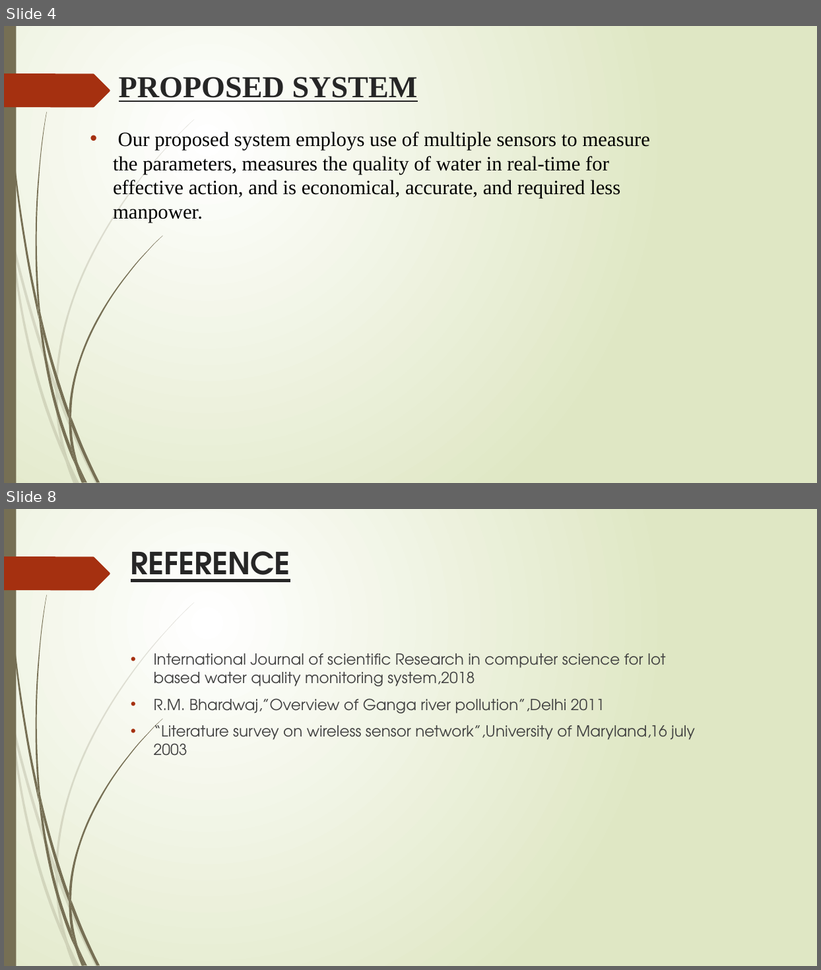
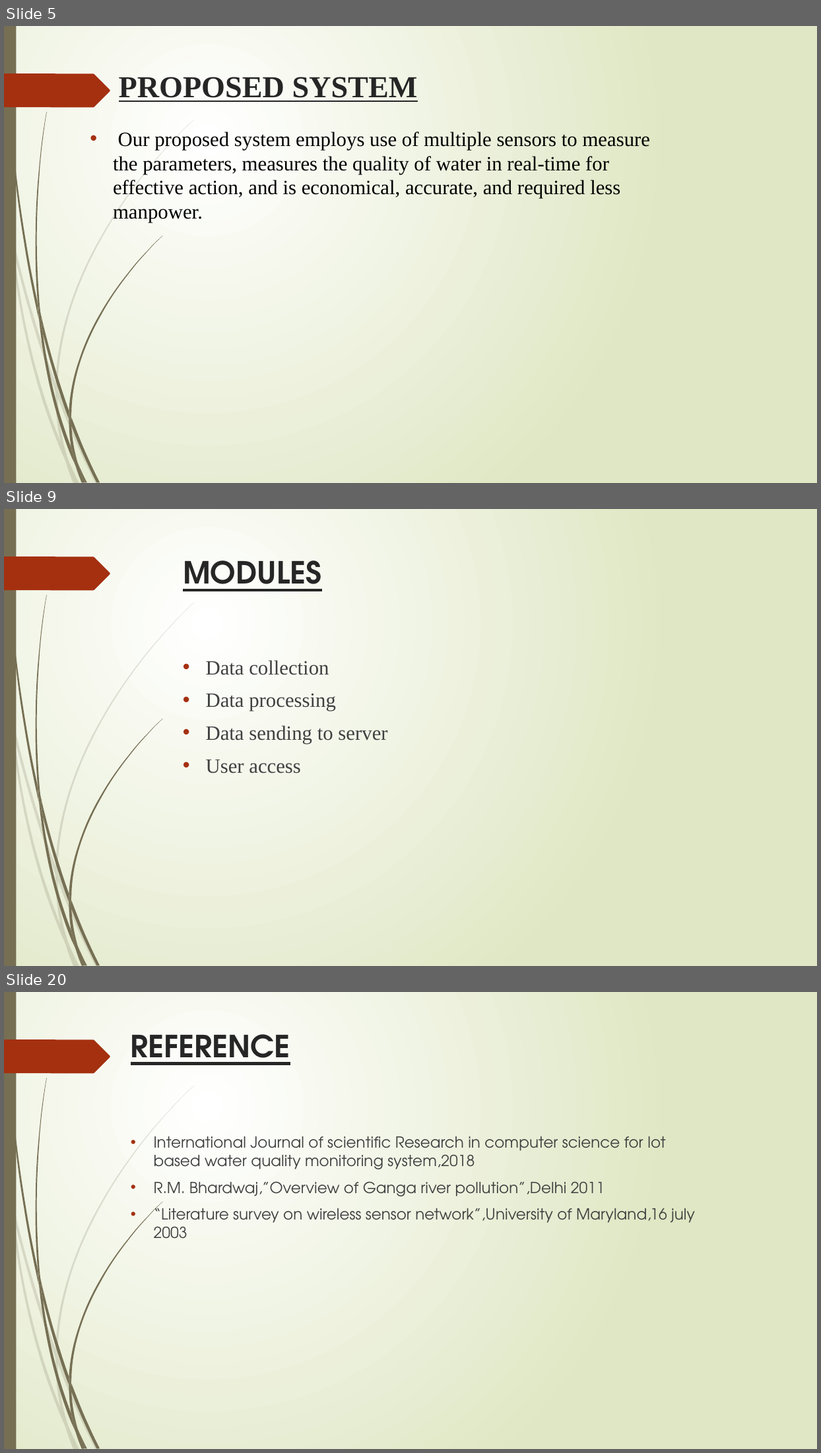
Before and after one commit to krishnajakrishna/main-project, a slide deck: Water Quality Monitoring System Using IOT.pptx. Shown one above the other, each under a label of ours: slides 4 and 8 before the commit, slides 5, 9 and 20 after it; the slides between them are not shown. The pictures are 821x970 and 821x1453 pixels, drawn with LibreOffice and Linux fonts; fonts in the diff are those of the drawing. Boxes give left, top, right and bottom in pixels: in the first picture for what was removed or moved away, otherwise in the second. Text is boxed around its words. In the diff, an @@ line names an element or a change of style, - is before the commit and + after.

```diff
--- a/Water Quality Monitoring System Using IOT.pptx
+++ b/Water Quality Monitoring System Using IOT.pptx
@@ slide 9 added at [4, 509, 817, 966], background gradient #FFFFFF to #DFE8C4; not listed: 24 template elements that a slide beside it also shows @@
@@ title added at [183, 560, 322, 591], 36 pt, text #262626, bold, underline @@
+MODULES
@@ text added at [206, 660, 387, 774], 24 pt, text #404040 @@
+• Data collection
+• Data processing
+• Data sending to server
+• User access
@@ what was slide 4 is now slide 5 @@
@@ what was slide 8 is now slide 20 @@
```
Also in this commit, not shown: 3 slides changed, 11 other slides added.
